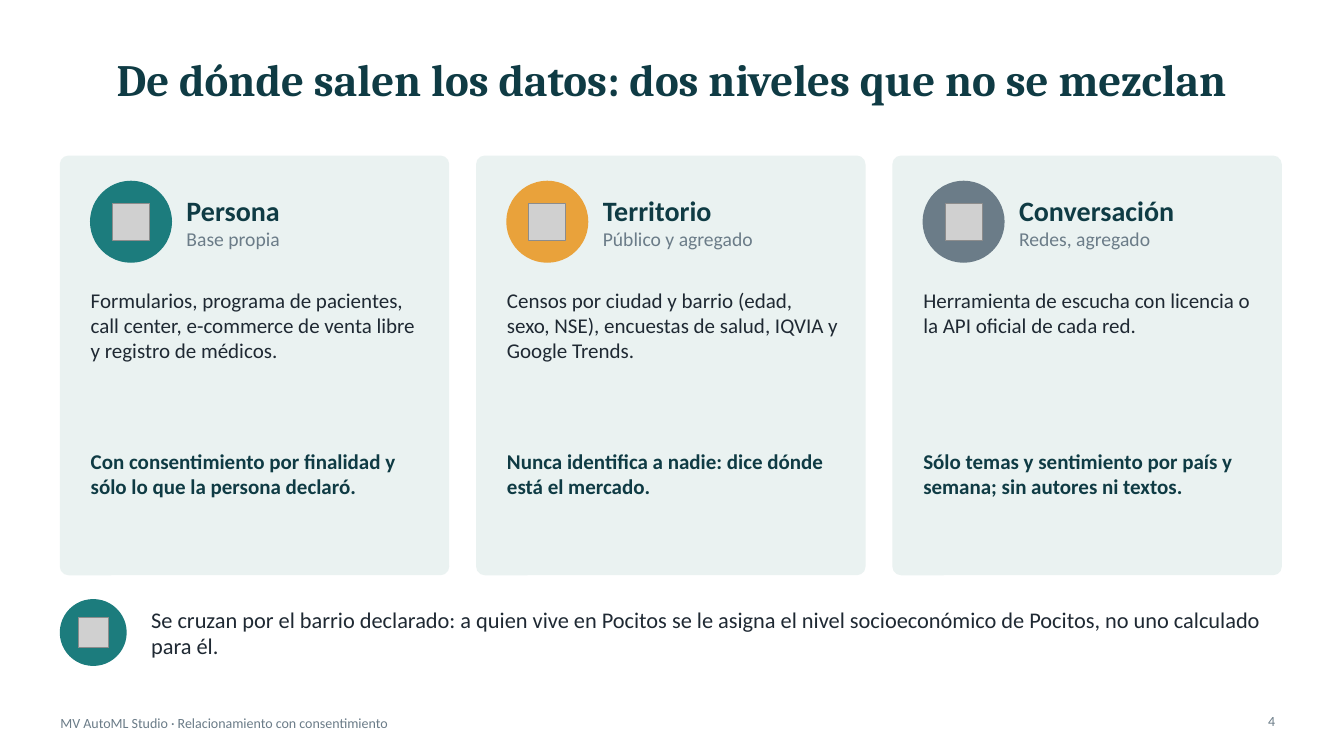
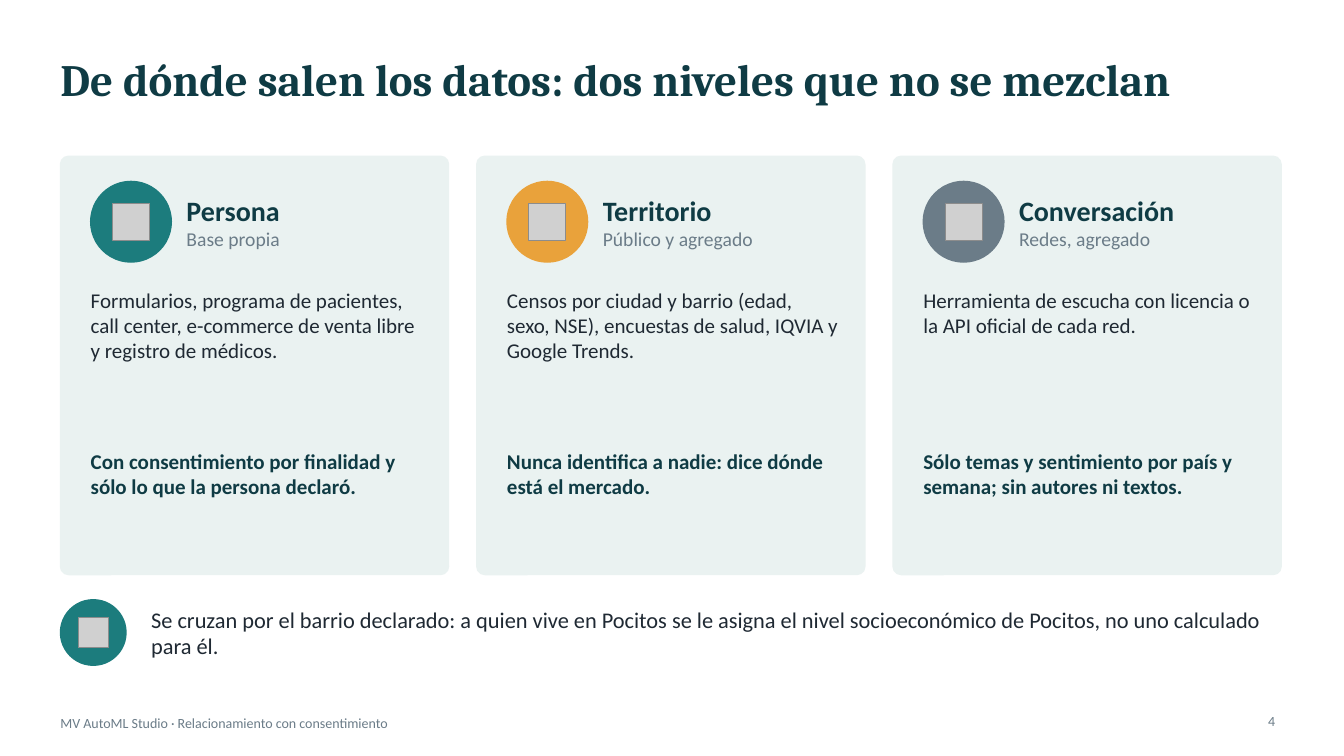
Before and after one commit to vieraschiavi/MV-Machine-Learning, a slide deck: slide 4 of docs/relacionamiento/Relacionamiento-Presentacion-Gerencial.pptx. Drawn at 1344x756 pixels with LibreOffice and Linux fonts; fonts in the diff are those of the drawing; grey boxes stand for pictures. Boxes give left, top, right and bottom in pixels: in the first picture for what was removed or moved away, otherwise in the second. Text is boxed around its words. In the diff, an @@ line names an element or a change of style, - is before the commit and + after.

```diff
--- a/docs/relacionamiento/Relacionamiento-Presentacion-Gerencial.pptx
+++ b/docs/relacionamiento/Relacionamiento-Presentacion-Gerencial.pptx
@@ title "De dónde salen los datos: ..." at bbox=[60, 64, 1170, 106]: alignment centre to left @@
```
Also in this commit, not shown: 12 other slides changed, 2 other files.
